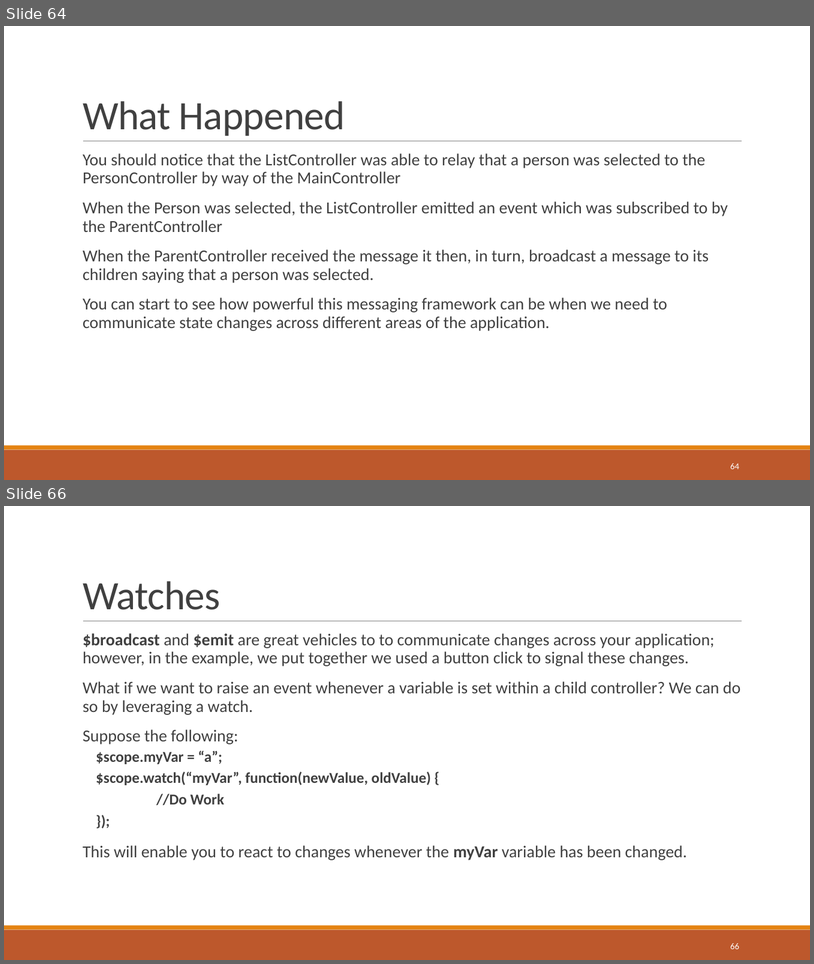
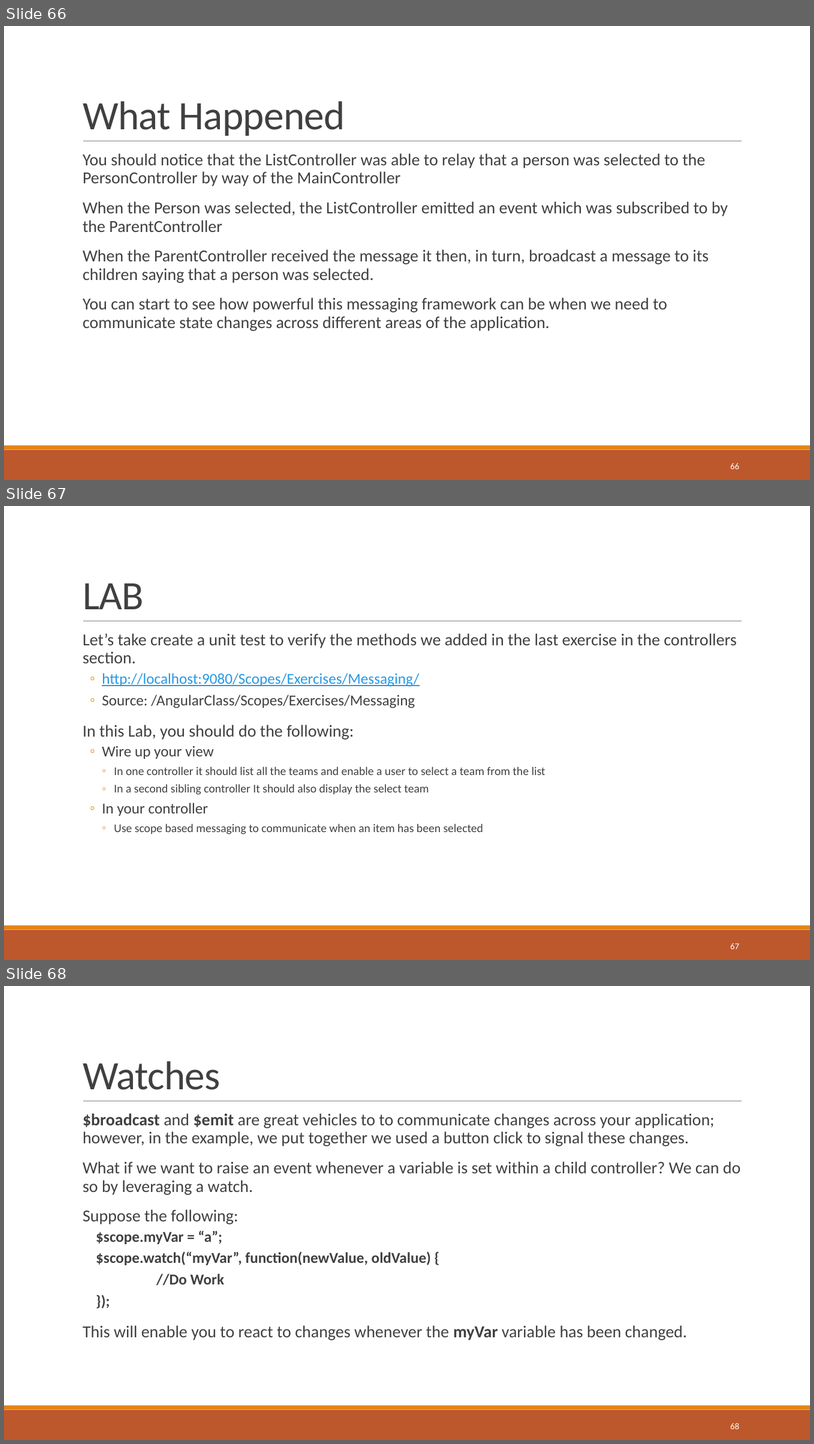
Before and after one commit to sbechtold/angularjs, a slide deck: materials/AngularJS.pptx. Shown one above the other, each under a label of ours: slides 64 and 66 before the commit, slides 66, 67 and 68 after it; the slides between them are not shown. The pictures are 814x964 and 814x1444 pixels, drawn with LibreOffice and Linux fonts; fonts in the diff are those of the drawing. Boxes give left, top, right and bottom in pixels: in the first picture for what was removed or moved away, otherwise in the second. Text is boxed around its words. In the diff, an @@ line names an element or a change of style, - is before the commit and + after.

```diff
--- a/materials/AngularJS.pptx
+++ b/materials/AngularJS.pptx
@@ slide 67 added at (4,506,810,960), background #FFFFFF; not listed: 3 template elements that a slide beside it also shows @@
@@ title added at (83,583,144,609), 48 pt, text #404040 @@
+LAB
@@ text added at (83,633,737,834), 14 pt, text #404040 @@
+  Let’s take create a unit test to verify the methods we added in the last exercise in the controllers section.
+  ◦ http://localhost:9080/Scopes/Exercises/Messaging/
+  ◦ Source: /AngularClass/Scopes/Exercises/Messaging
+  In this Lab, you should do the following:
+  ◦ Wire up your view
+    ◦ In one controller it should list all the teams and enable a user to select a team from the list
+    ◦ In a second sibling controller It should also display the select team
+  ◦ In your controller
+    ◦ Use scope based messaging to communicate when an item has been selected
@@ page number added at (731,943,740,949), 10.5 pt, text #FFFFFF @@
+67
@@ what was slide 64 is now slide 66 @@
@@ page number at (731,463,740,469): text changed @@
-64
+66
@@ what was slide 66 is now slide 68 @@
@@ page number at (731,1423,740,1429): text changed @@
-66
+68
```
Also in this commit, not shown: 4 slides changed, 5 other slides added, 4 slides removed, 46 other files.
